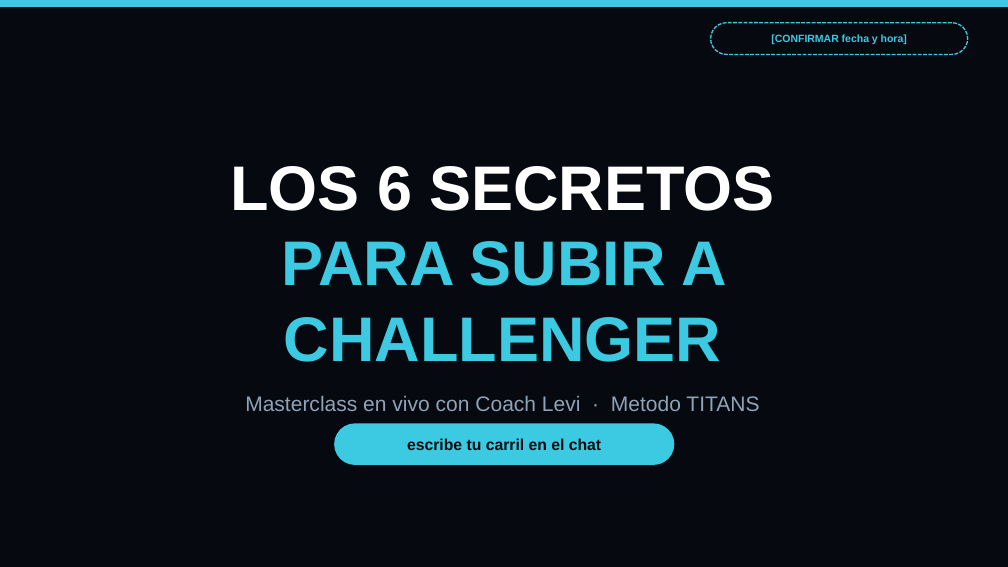
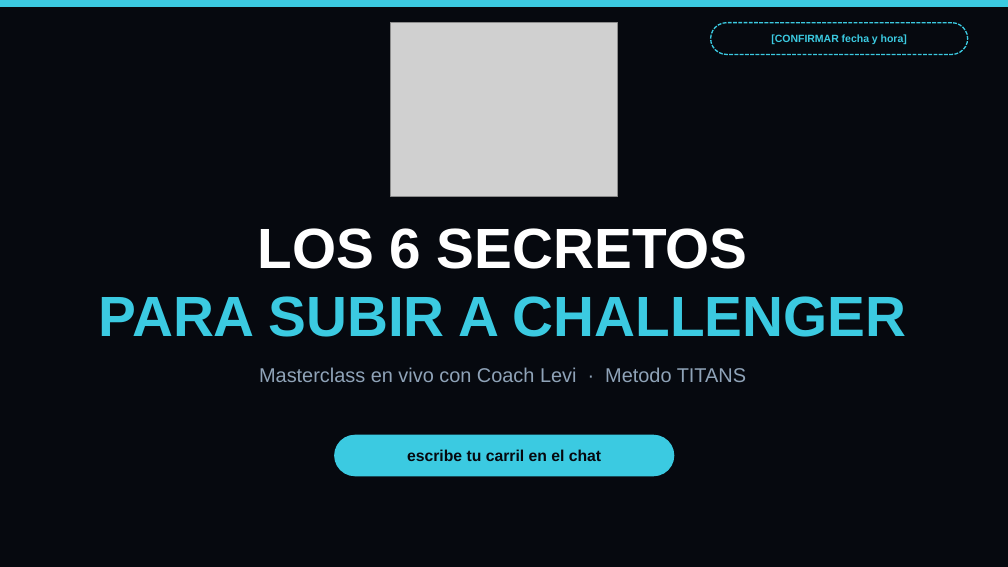
Before and after one commit to henryqueroa/titans-coaching-package, a slide deck: slide 1 of webinar/titans-coaching-webinar-deck.pptx. Drawn at 1008x567 pixels with LibreOffice and Linux fonts; fonts in the diff are those of the drawing; grey boxes stand for pictures. Boxes give left, top, right and bottom in pixels: in the first picture for what was removed or moved away, otherwise in the second. Text is boxed around its words. In the diff, an @@ line names an element or a change of style, - is before the commit and + after.

Commit message:
Deploy hub update for Titans Coaching

```diff
--- a/webinar/titans-coaching-webinar-deck.pptx
+++ b/webinar/titans-coaching-webinar-deck.pptx
@@ picture added at (391, 23, 618, 197) @@
@@ text "LOS 6 SECRETOS": place and size @@
-text "LOS 6 SECRETOS" at (230, 166, 775, 411)
+text "LOS 6 SECRETOS" at (98, 228, 906, 382)
@@ text "LOS 6 SECRETOS" at (98, 228, 906, 382): size 60 to 54 pt in "LOS 6 SECRETOS", "PARA SUBIR A CHALLENGER"; size 20 to 19 pt in "Masterclass en vivo con Coach Levi · ..."; less space between paragraphs @@
@@ rounded rectangle "escribe tu carril en el ...": place and size @@
-rounded rectangle "escribe tu carril en el ..." at (334, 423, 675, 465)
+rounded rectangle "escribe tu carril en el ..." at (334, 435, 675, 476)
```
Also in this commit, not shown: 4 other slides changed, 20 other files.
